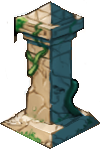
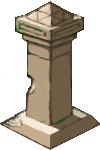
Layers edited between the first and the second 100x150 image:
hid "Layer 3" over [left=1, top=0, right=98, bottom=149]
hid "Layer 2 copy" over [left=14, top=1, right=99, bottom=149]
hid "Layer 2" over [left=7, top=1, right=99, bottom=149]
hid "cracks" over [left=17, top=20, right=88, bottom=149]
hid "vegetation" over [left=9, top=15, right=100, bottom=145]
added layer "soft edge base pillar" above "base pillar" over [left=0, top=1, right=100, bottom=150]
showed "base pillar" over [left=0, top=0, right=100, bottom=149]
hid "original" over [left=0, top=0, right=100, bottom=149]
